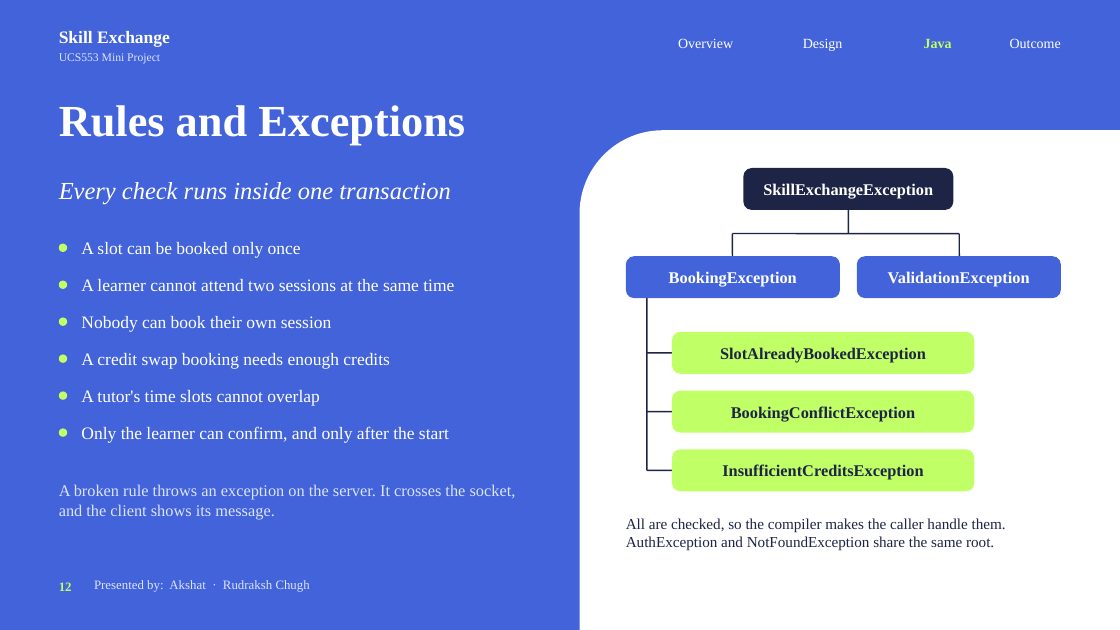
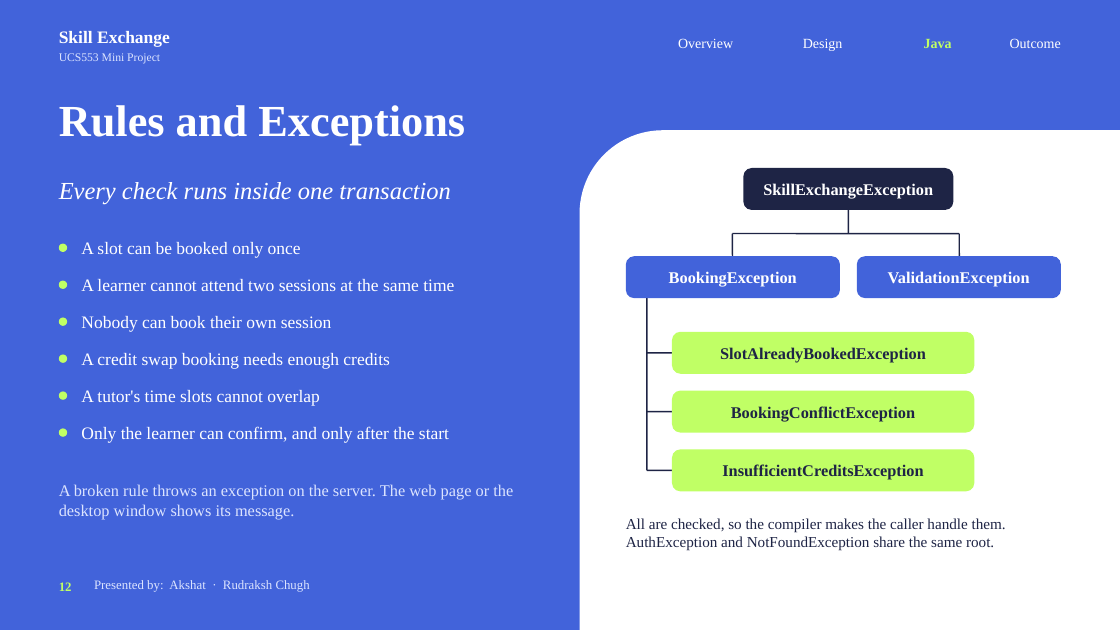
Before and after one commit to RudrakshChugh/JavaProject, a slide deck: slide 12 of Project Presentation.pptx. Drawn at 1120x630 pixels with LibreOffice and Linux fonts; fonts in the diff are those of the drawing. Boxes give left, top, right and bottom in pixels: in the first picture for what was removed or moved away, otherwise in the second. Text is boxed around its words. In the diff, an @@ line names an element or a change of style, - is before the commit and + after.

Commit message:
Update the presentation: web site, hosting, two front ends over one server

```diff
--- a/Project Presentation.pptx
+++ b/Project Presentation.pptx
@@ text at [59, 484, 513, 520]: text changed @@
-A broken rule throws an exception on the server. It crosses the socket, and the client shows its message.
+A broken rule throws an exception on the server. The web page or the desktop window shows its message.
```
Also in this commit, not shown: 13 other slides changed, 1 slide added.
